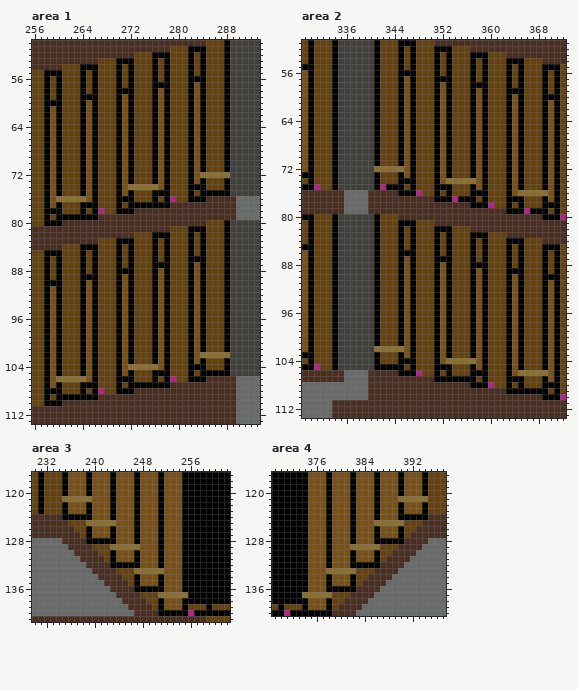
File history of a pixel-art file, Assets/Maps/Aseprite/YellowStairsRoom.ase. The first picture shows the starting point.
610x308 pixels, 1 frame. Shown: area 1: x 256..293, y 50..113; area 2: x 329..372, y 51..113; area 3: x 230..262, y 117..141; area 4: x 369..397, y 117..140. The commit also changed other parts of the picture, which this record leaves out.
Now the later version:
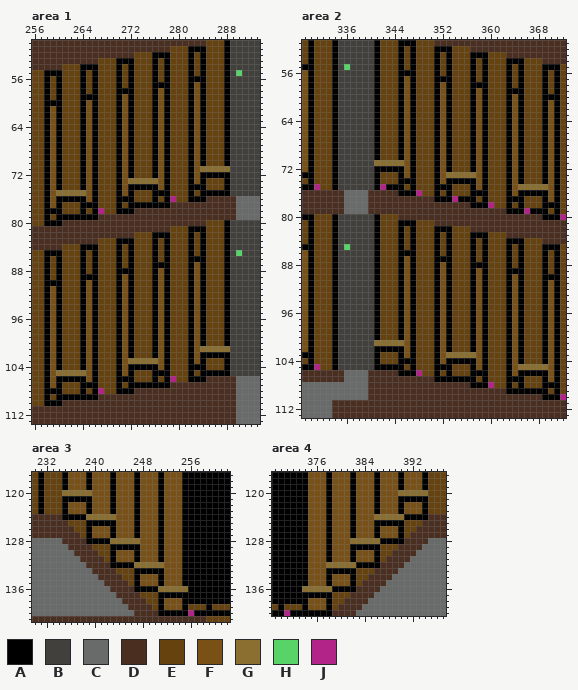
Palette (. is transparent): A #000000  B #42403d  C #696a6a  D #4a2f21  E #65420e  F #795016  G #8a6f30  H #57d368  J #b32488
Difference:
Area 1, layers "Objects", "Tiles":
The author changed colour G to colour A in row 72 at x 284 to 288; in row 74 at x 272 to 276; in row 76 at x 260 to 264; in row 102 at x 284 to 288; in row 104 at x 272 to 276; in row 106 at x 260 to 264.
The author changed colour A to colour G in row 71 at x 284 and 288; in row 73 at x 272 and 276; in row 75 at x 260 and 264; in row 101 at x 284 and 288; in row 103 at x 272 and 276; in row 105 at x 260 and 264.
The author changed colour E to colour G in row 71 at x 285 to 287; in row 73 at x 273 to 275; in row 75 at x 261 to 263; in row 101 at x 285 to 287; in row 103 at x 273 to 275; in row 105 at x 261 to 263.
The author changed colour B to colour H in row 55 at x 290; in row 85 at x 290.
Area 2, layers "Objects", "Tiles":
The author changed colour G to colour A in row 72 at x 341 to 345; in row 74 at x 353 to 357; in row 76 at x 365 to 369; in row 102 at x 341 to 345; in row 104 at x 353 to 357; in row 106 at x 365 to 369.
The author changed colour A to colour G in row 71 at x 341 and 345; in row 73 at x 353 and 357; in row 75 at x 365 and 369; in row 101 at x 341 and 345; in row 103 at x 353 and 357; in row 105 at x 365 and 369.
The author changed colour E to colour G in row 71 at x 342 to 344; in row 73 at x 354 to 356; in row 75 at x 366 to 368; in row 101 at x 342 to 344; in row 103 at x 354 to 356; in row 105 at x 366 to 368.
The author changed colour B to colour H in row 55 at x 336; in row 85 at x 336.
Area 3, layer "Tiles":
The author changed colour G to colour A in row 121 at x 235 to 239; in row 125 at x 239 to 243; in row 129 at x 243 to 247; in row 133 at x 247 to 251; in row 137 at x 251 to 255.
The author changed colour A to colour G in row 120 at x 235 and 239; in row 124 at x 239 and 243; in row 128 at x 243 and 247; in row 132 at x 247 and 251; in row 136 at x 251 and 255.
The author changed colour F to colour G in row 120 at x 236 to 238; in row 124 at x 240 to 242; in row 128 at x 244 to 246; in row 132 at x 248 to 250; in row 136 at x 252 to 254.
Area 4, layer "Tiles":
The author changed colour G to colour A in row 121 at x 390 to 394; in row 125 at x 386 to 390; in row 129 at x 382 to 386; in row 133 at x 378 to 382; in row 137 at x 374 to 378.
The author changed colour A to colour G in row 120 at x 390 and 394; in row 124 at x 386 and 390; in row 128 at x 382 and 386; in row 132 at x 378 and 382; in row 136 at x 374 and 378.
The author changed colour F to colour G in row 120 at x 391 to 393; in row 124 at x 387 to 389; in row 128 at x 383 to 385; in row 132 at x 379 to 381; in row 136 at x 375 to 377.
